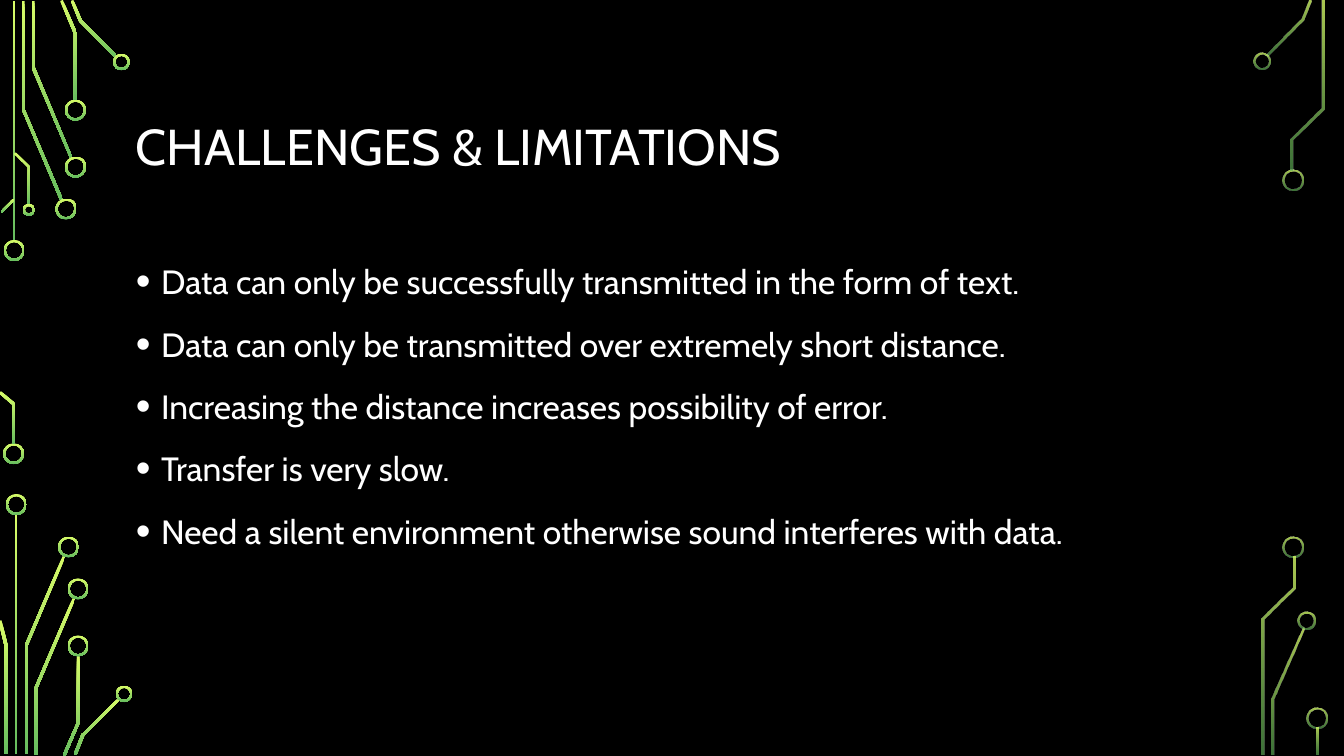
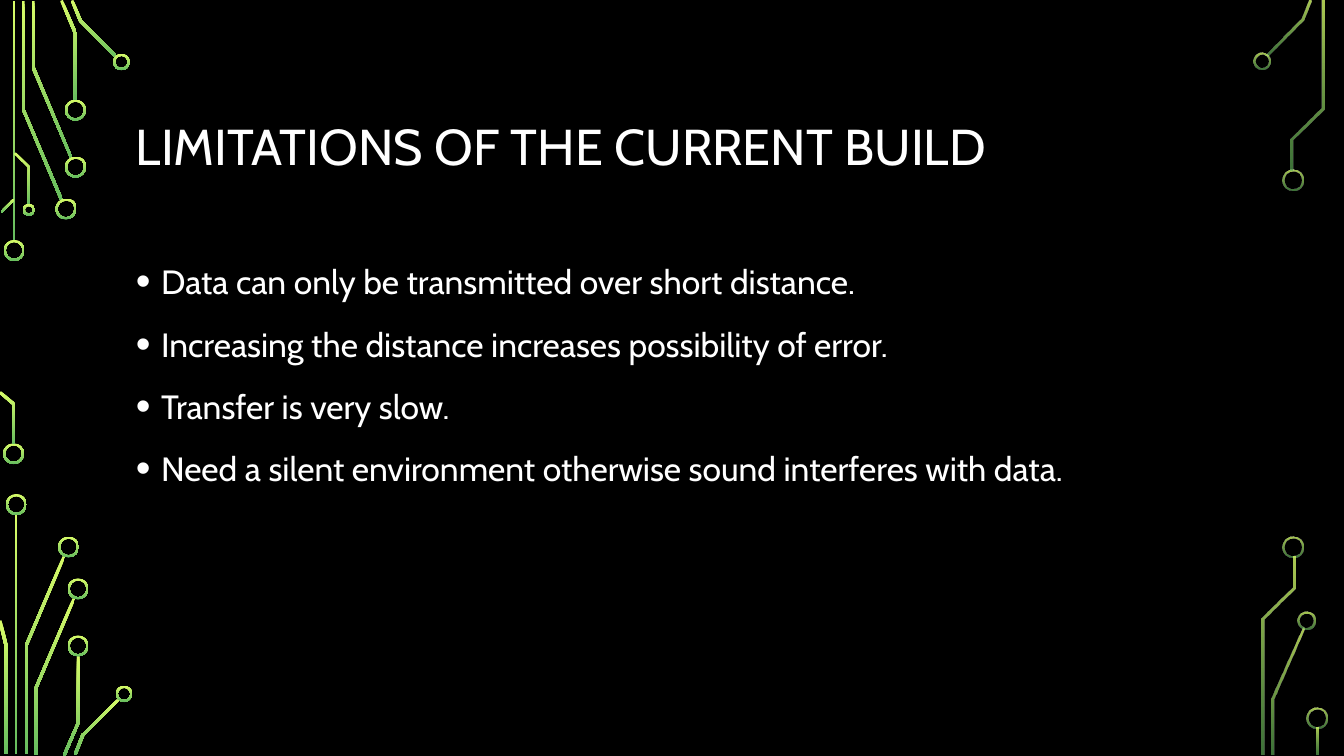
Before and after one commit to marmikshah/data-transfer-via-sound, a slide deck: slide 8 of Presentation/Data Transfer Via Sound.pptx. Drawn at 1344x756 pixels with LibreOffice and Linux fonts; fonts in the diff are those of the drawing; background and template pictures are left out. Boxes give left, top, right and bottom in pixels: in the first picture for what was removed or moved away, otherwise in the second. Text is boxed around its words. In the diff, an @@ line names an element or a change of style, - is before the commit and + after.

```diff
--- a/Presentation/Data Transfer Via Sound.pptx
+++ b/Presentation/Data Transfer Via Sound.pptx
@@ title at [136, 129, 985, 166]: text changed @@
-CHALLENGES & LIMITATIONS
+LIMITATIONS OF THE CURRENT BUILD
@@ text at [161, 268, 855, 302]: text changed @@
-• Data can only be successfully transmitted in the form of text.
-• Data can only be transmitted over extremely short distance.
+• Data can only be transmitted over short distance.
```
Also in this commit, not shown: 4 other slides changed, 5 other files.
